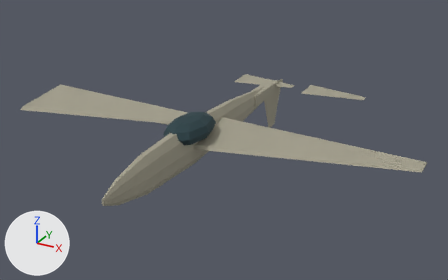
The glTF model game/assets/units/ju87.glb, before and after one commit.
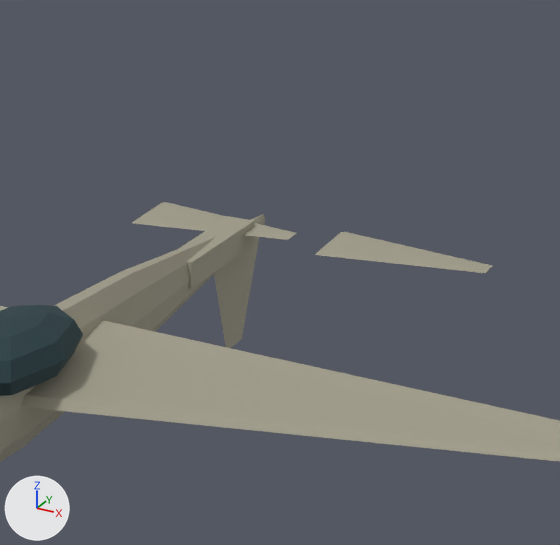
Old and new are each drawn whole from a camera (50 mm lens) standing at (9.22, -15.98, 9.07) and looking at (0.34, 0.17, 1.0) and again close up on the part from 41% to 87% of the width and 0% to 71% of the height. Every picture has the same lights, and +X, +Y and +Z are marked at lower left. The last two pictures show the newer version. Where no turn or scale is listed for an object, it has been applied to the vertices.

Objects in the first close-up: 'Cockpit', 'Elevator_L', 'Elevator_R', 'Fuselage', 'Rudder', 'TailBoom', 'Wing_R'.
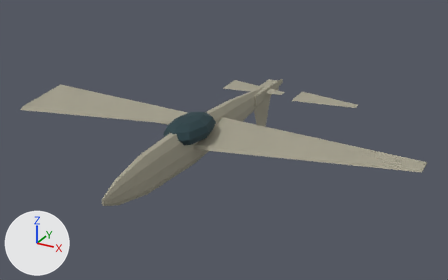
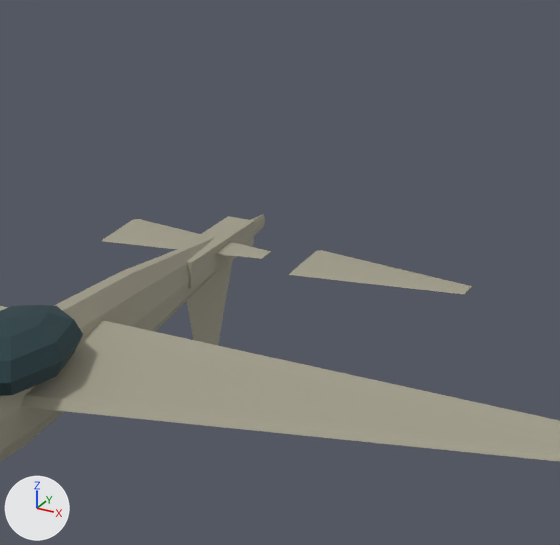
Where the change shows, as pixel boxes [x1, y1, x2, y2] in the close-ups (560 x 545 px):
'Elevator_R', moved: before [315, 232, 492, 273]; after [289, 250, 472, 294]
'Rudder', moved: before [214, 219, 261, 348]; after [187, 260, 233, 345]
'Elevator_L', moved: before [132, 202, 297, 240]; after [102, 219, 271, 259]

The edits, one by one:
Object 'Elevator_L' (ob_elevator_l) moves from (-1.38, 4.62, 1.56) to (-1.38, 3.74, 1.56).
Object 'Elevator_R' (ob_elevator_r) moves from (1.38, 4.62, 1.56) to (1.38, 3.74, 1.56).
Object 'Rudder' (ob_rudder) moves from (0.0, 4.62, 1.48) to (0.0, 3.74, 1.48).
